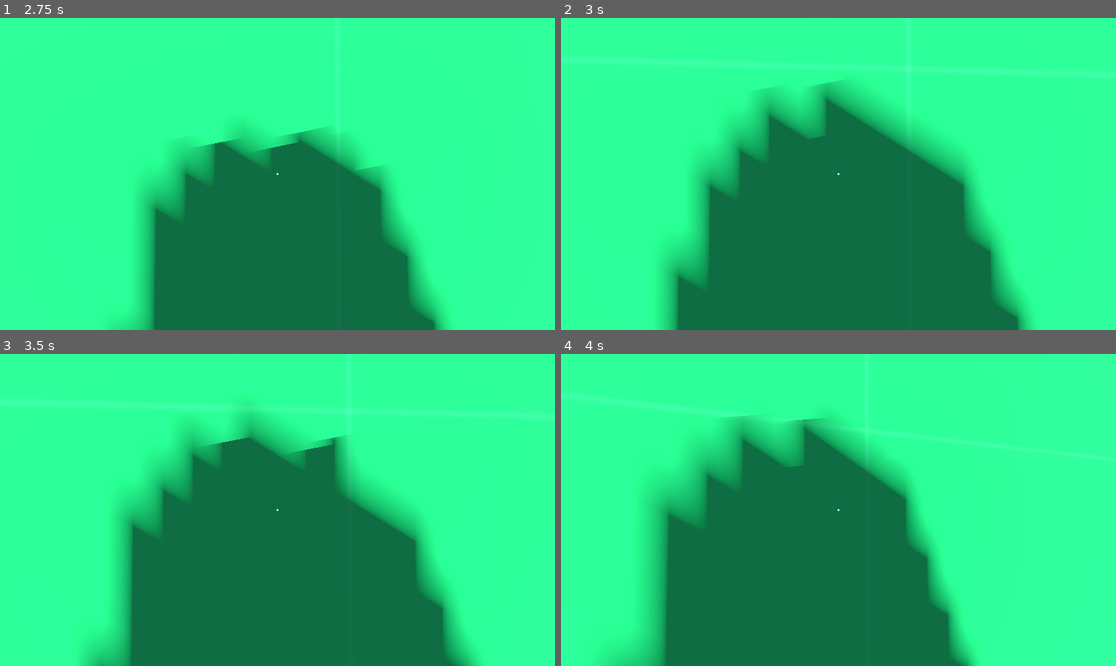
Above: before the commit, frames 1-4 (two rows, left to right).
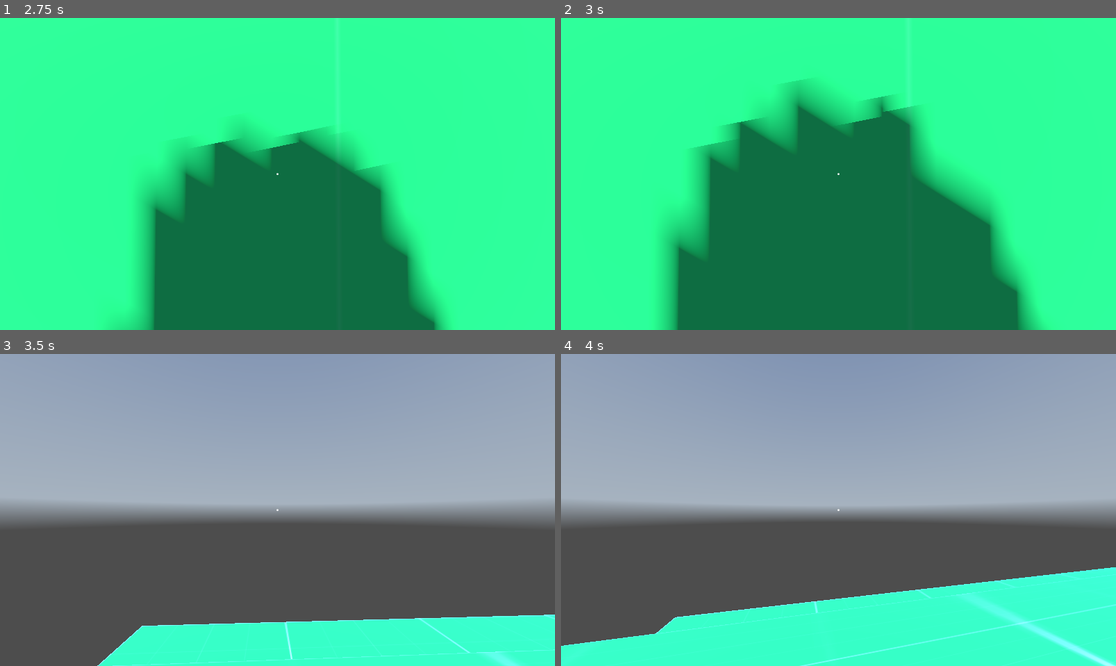
Above: after the commit, the same moments.

Repository: UPWRD1/game
Game: Godot game, scene res://scenes/world.tscn
Same seed, same stepped clock (60 frames per second), same inputs: the game is played once before the commit and once after it. A sky picture missing from this copy of the repository is replaced by a grey-blue gradient.
Inputs (mouse positions are in pixels of both pictures, inside the frame that each line leads up to):
- Up to frame 1 (2.75 s): move the mouse to (305, 174) at 0.52 s; hold Space (move_jump) 0.53-1.28 s; hold W (move_forward) from 0.53 s (still down); move the mouse to (249, 174) at 1.27 s; tap Ctrl (move_crouch) at 1.35 s; tap Space (move_jump) at 1.52, 1.55, 1.82, 2.3 s; move the mouse to (288, 167) at 2.02 s; hold Shift (move_sprint) from 2.03 s (still down)
- Up to frame 2 (3 s): keep holding W (move_forward); move the mouse to (832, 180) at 2.77 s; release Shift (move_sprint) at 2.78 s; tap Space (move_jump) at 2.85 s
- Up to frame 3 (3.5 s): keep holding W (move_forward); tap Space (move_jump) at 3.02, 3.32 s
- Up to frame 4 (4 s): keep holding W (move_forward); move the mouse to (877, 513) at 3.52 s; hold Ctrl (move_crouch) from 3.53 s (still down); tap Space (move_jump) at 3.77, 3.8 s

Frame 1 is identical in both runs. In frame 2, 9.7% of the frame differs, in the area x 18-87%, y 19-100%; in frame 3, 100%, in the area x 0-100%, y 0-100%; in frame 4, 100%.

Commit message:
Added static typing for most variables Added horizontal velocity check for wall running

Diff:
--- a/game/test/data/player/player.gd
+++ b/game/test/data/player/player.gd
@@ -1,30 +1,30 @@
 extends CharacterBody3D
 
 
-@export var sprint_enabled = true
-@export var crouch_enabled = true
-@export var slide_enabled = true
+@export var sprint_enabled := true
+@export var crouch_enabled := true
+@export var slide_enabled := true
 
-@export var base_speed = 12
-@export var sprint_speed = 16
-@export var jump_velocity = 4
-@export var sensitivity = 0.1
-@export var accel = 10
-@export var crouch_speed = 3
-@export var slide_speed = 20
+@export var base_speed := 12
+@export var sprint_speed := 16
+@export var jump_velocity := 4
+@export var sensitivity := 0.1
+@export var accel := 10
+@export var crouch_speed := 3
+@export var slide_speed := 20
 
-var speed = base_speed
-var sprinting = false
-var sliding = false
-var crouching = false
-var wall_running = false
-var camera_fov_extents = [75.0, 85.0] #index 0 is normal, index 1 is sprinting
-var base_player_y_scale = 1.0
-var crouch_player_y_scale = 0.75
+var speed := base_speed
+var sprinting := false
+var sliding := false
+var crouching := false
+var wall_running := false
+var camera_fov_extents := [75.0, 85.0] #index 0 is normal, index 1 is sprinting
+var base_player_y_scale := 1.0
+var crouch_player_y_scale := 0.75
 var wall_normal
-var w_runnable = false
+var w_runnable := false
 
-@onready var parts = {
+@onready var parts := {
 	"head": $head,
 	"camera": $head/camera,
 	"camera_animation": $head/camera/camera_animation,
@@ -32,17 +32,18 @@
 	"collision": $collision,
 	"timer": $Timer,
 }
-@onready var world = get_parent()
-@onready var timer = $Timer
+@onready var world := get_parent()
+@onready var timer := $Timer
 
-var gravity = ProjectSettings.get_setting("physics/3d/default_gravity")
-var fall = Vector3()
+var gravity : float = ProjectSettings.get_setting("physics/3d/default_gravity")
+var fall := Vector3()
 var direction = Vector3()
+var horizontalVelocity := 0.0
 
 func wall_run():
 	if w_runnable:
 		if Input.is_action_pressed("move_jump"):
-			if Input.is_action_pressed("move_forward"):
+			if Input.is_action_pressed("move_forward") and horizontalVelocity > 2.0:
 				if is_on_wall():
 					wall_normal = get_slide_collision(0)
 					get_tree().create_timer(0.2)
@@ -56,6 +57,8 @@
 	parts.camera.current = true
 
 func _process(delta):
+	horizontalVelocity = sqrt(pow(velocity.x, 2) + pow(velocity.z, 2))
+
 	wall_run()
 
 	if Input.is_action_pressed("move_crouch") and sprint_enabled:
